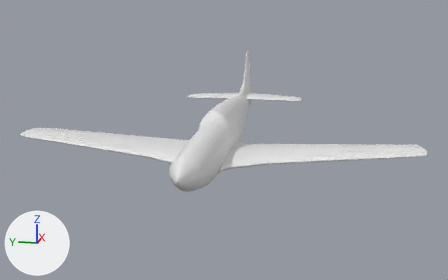
The Blender file p51/openfoam/models/blend/p51.blend as it was, and as the next commit left it.
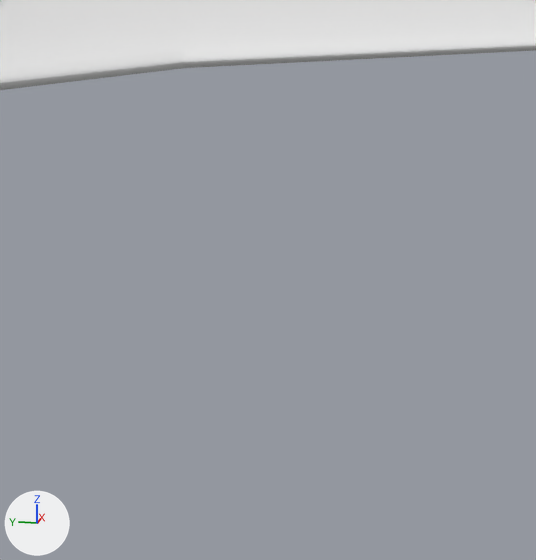
The first picture shows the older version from a 50 mm lens placed at (-16.11, -3.54, 4.11), pointed at (1.48, -0.02, -0.28). The close-ups show both versions on the part from 53% to 73% of the width and 55% to 89% of the height of that picture. Lighting does not change. The marker at lower left points along +X, +Y and +Z. The close-ups show mesh edges as thin lines.

Before the edit, the objects in view are built like this:
```python
me_fuselage_004 = bpy.data.meshes.new('Fuselage.004')
me_fuselage_004.from_pydata(...)  # 3323 vertices, 5133 faces; spans x -3.63..6.03, y 0.0..5.64, z -1.14..1.9
ob_fuselage = bpy.data.objects.new('Fuselage', me_fuselage_004)
ob_fuselage.location = (0.0, 0.0, 0.0)
_m = ob_fuselage.modifiers.new('Mirror', 'MIRROR')
_m.use_axis = (False, True, False)
_m.use_clip = True
```
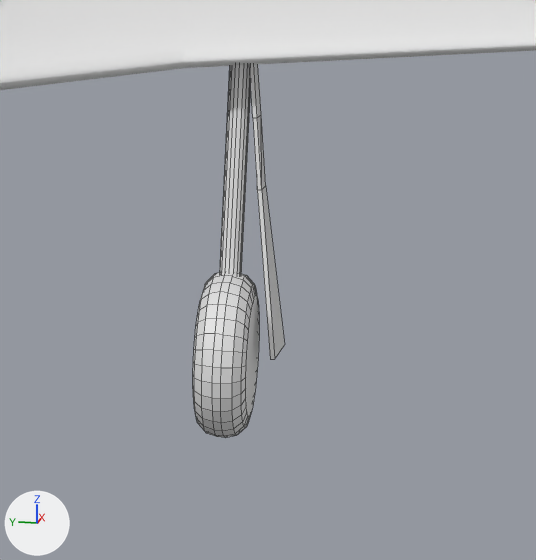
Changed parts and their boxes [x1, y1, x2, y2] in the close-ups (536 x 560 px):
'Landing Gear', added
    after: [193, 64, 285, 438]

Diff of the bpy script that builds the scene:
```diff
--- a/p51/openfoam/models/blend/p51.blend.py
+++ b/p51/openfoam/models/blend/p51.blend.py
@@ me_cylinder @@
+me_cylinder.from_pydata(...)  # 322 vertices, 278 faces; spans x -1.05..0.16, y 0.05..2.04, z -2.08..-0.23
@@ ob_landing_gear @@
+ob_landing_gear = bpy.data.objects.new('Landing Gear', me_cylinder)
+ob_landing_gear.location = (0.0, 0.0, 0.0)
+_m = ob_landing_gear.modifiers.new('Mirror', 'MIRROR')
+_m.use_axis = (False, True, False)
```
